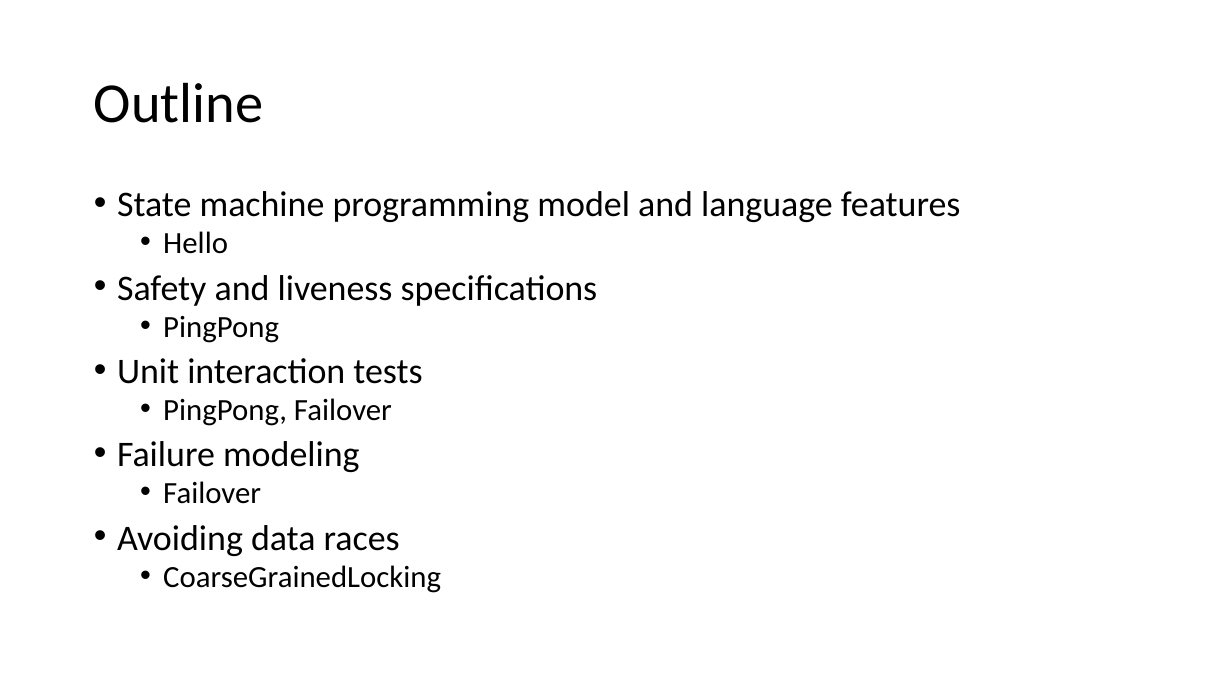
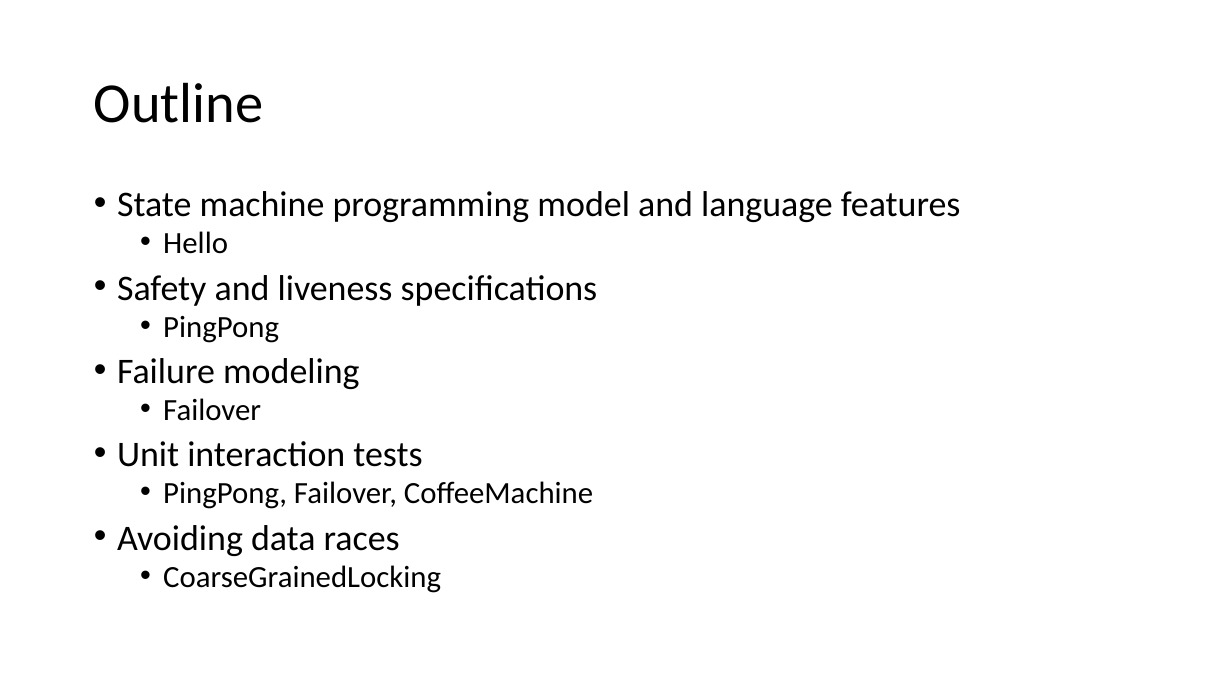
Before and after one commit to p-org/P, a slide deck: slide 9 of Tutorial/P-tutorial.pptx. Drawn at 1232x693 pixels with LibreOffice and Linux fonts; fonts in the diff are those of the drawing. Boxes give left, top, right and bottom in pixels: in the first picture for what was removed or moved away, otherwise in the second. Text is boxed around its words. In the diff, an @@ line names an element or a change of style, - is before the commit and + after.

```diff
--- a/Tutorial/P-tutorial.pptx
+++ b/Tutorial/P-tutorial.pptx
@@ text at [117,358,422,426]: paragraphs removed @@
-• Unit interaction tests
-  • PingPong, Failover
@@ text at [117,441,593,509]: paragraphs added @@
+• Unit interaction tests
+  • PingPong, Failover, CoffeeMachine
```
Also in this commit, not shown: 2 other slides changed, 3 slides added, 2 slides removed, 1 other file.
